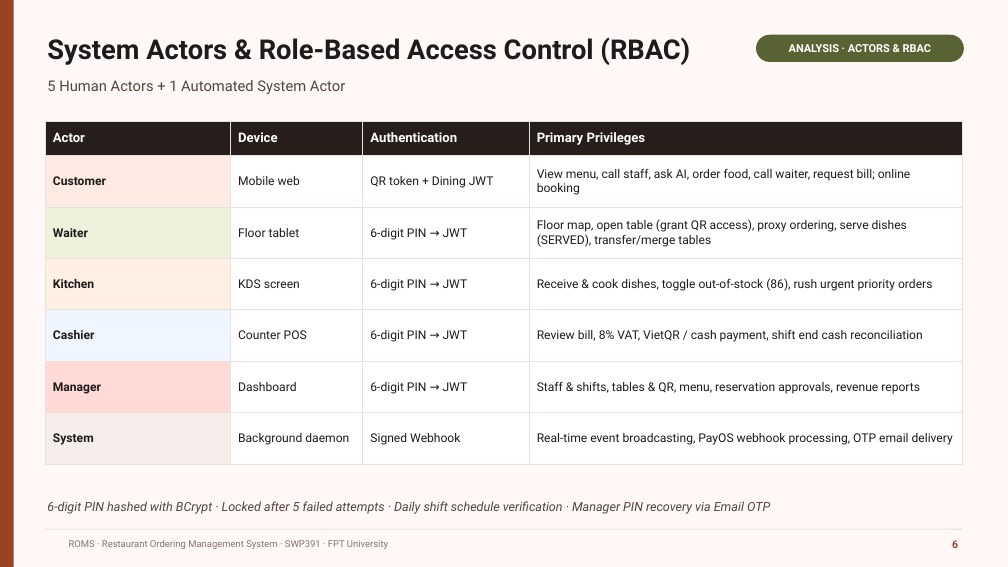
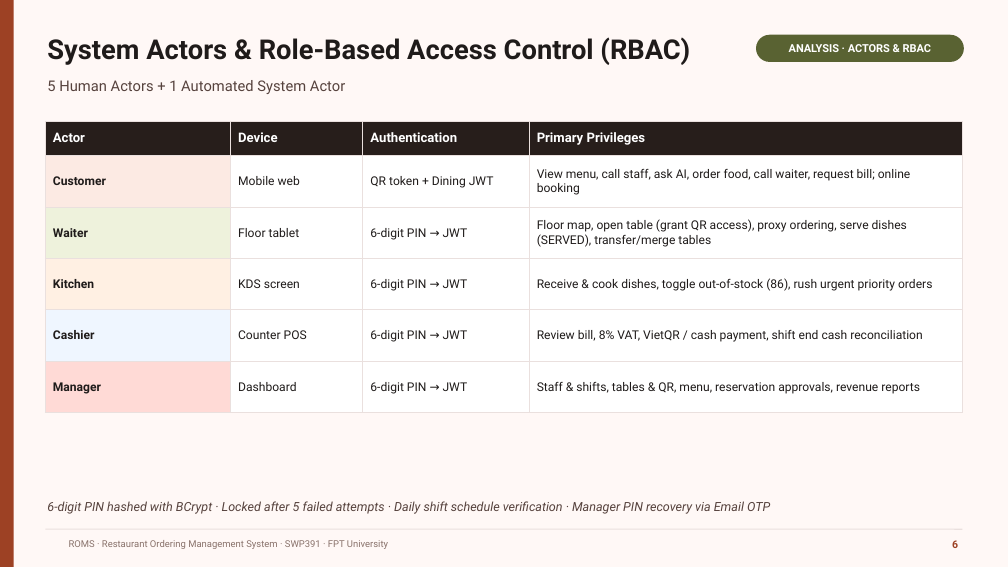
Before and after one commit to GROUP6-ROMS/Restaurant-Ordering-Management-System-ROMS, a slide deck: slide 5 of slide/ROMS_Bao_ve_SWP391.pptx. Drawn at 1008x567 pixels with LibreOffice and Linux fonts; fonts in the diff are those of the drawing; background and template pictures are left out. Boxes give left, top, right and bottom in pixels: in the first picture for what was removed or moved away, otherwise in the second. Text is boxed around its words. In the diff, an @@ line names an element or a change of style, - is before the commit and + after.

```diff
--- a/slide/ROMS_Bao_ve_SWP391.pptx
+++ b/slide/ROMS_Bao_ve_SWP391.pptx
@@ table at bbox=[45, 121, 963, 413] @@
-row 7: System | Background daemon | Signed Webhook | Real-time event broadcasting, PayOS webhook processing, OTP email delivery
```
Also in this commit, not shown: 3 other slides changed, 1 slide removed, 17 other files.
